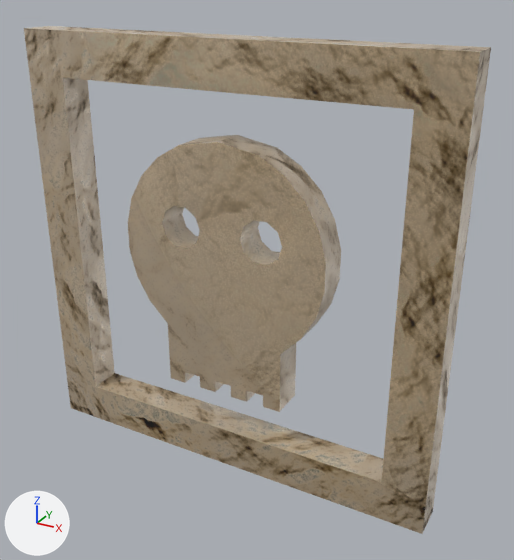
What one commit did to the FBX model Assets/Map/bonusForce.fbx.
Camera for both pictures: a camera (50 mm lens) standing at (0.762, -1.26, 0.624) and looking at (0.057, 0.023, -0.017). Every picture has the same lights, and +X, +Y and +Z are marked at lower left. Where no turn or scale is listed for an object, it has been applied to the vertices.

Objects in the first picture: '04_Death'.
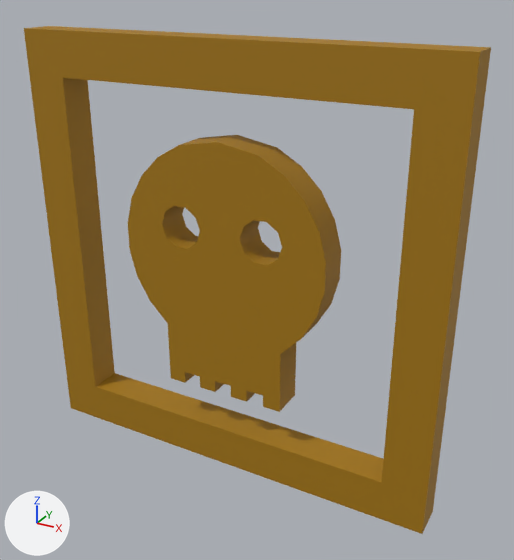
What changed in the scene script:
```text
Change mat_powerup04:
    where n0 = _N.new('ShaderNodeBsdfPrincipled'); n0.name = 'Principled BSDF'
    add n0.inputs[0].default_value = (0.377, 0.187, 0.0, 1.0)  # 'Base Color', yellow #a57800
    remove n2 = _N.new('ShaderNodeTexImage'); n2.name = 'Image Texture'
    remove n2.image = img_rocher_or_tga
    remove n3 = _N.new('ShaderNodeTexImage'); n3.name = 'Image Texture.001'
    remove n3.image = img_rocher_or_tga
    remove _L.new(n2.outputs[0], n0.inputs[0])  # 'Color' to 'Base Color'
    remove _L.new(n2.outputs[1], n0.inputs[4])  # 'Alpha' to 'Alpha'
    remove _L.new(n3.outputs[0], n0.inputs[18])  # 'Color' to 'Transmission Weight'
```

Pixel boxes (x1, y1, x2, y2) of what changed, in the pictures (514 x 560 px):
'04_Death', surface changed
    both: (24, 26, 491, 534)
